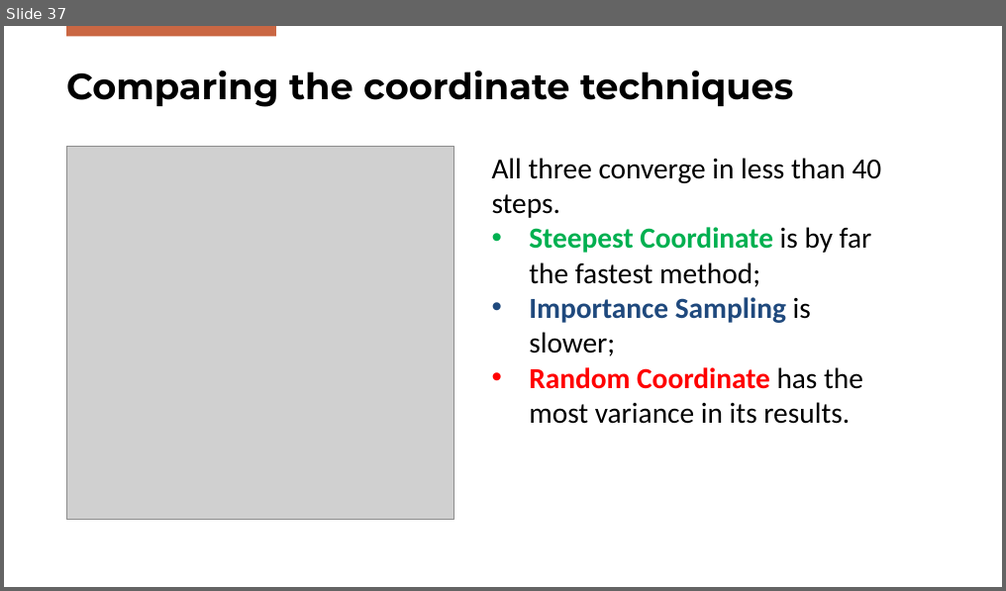
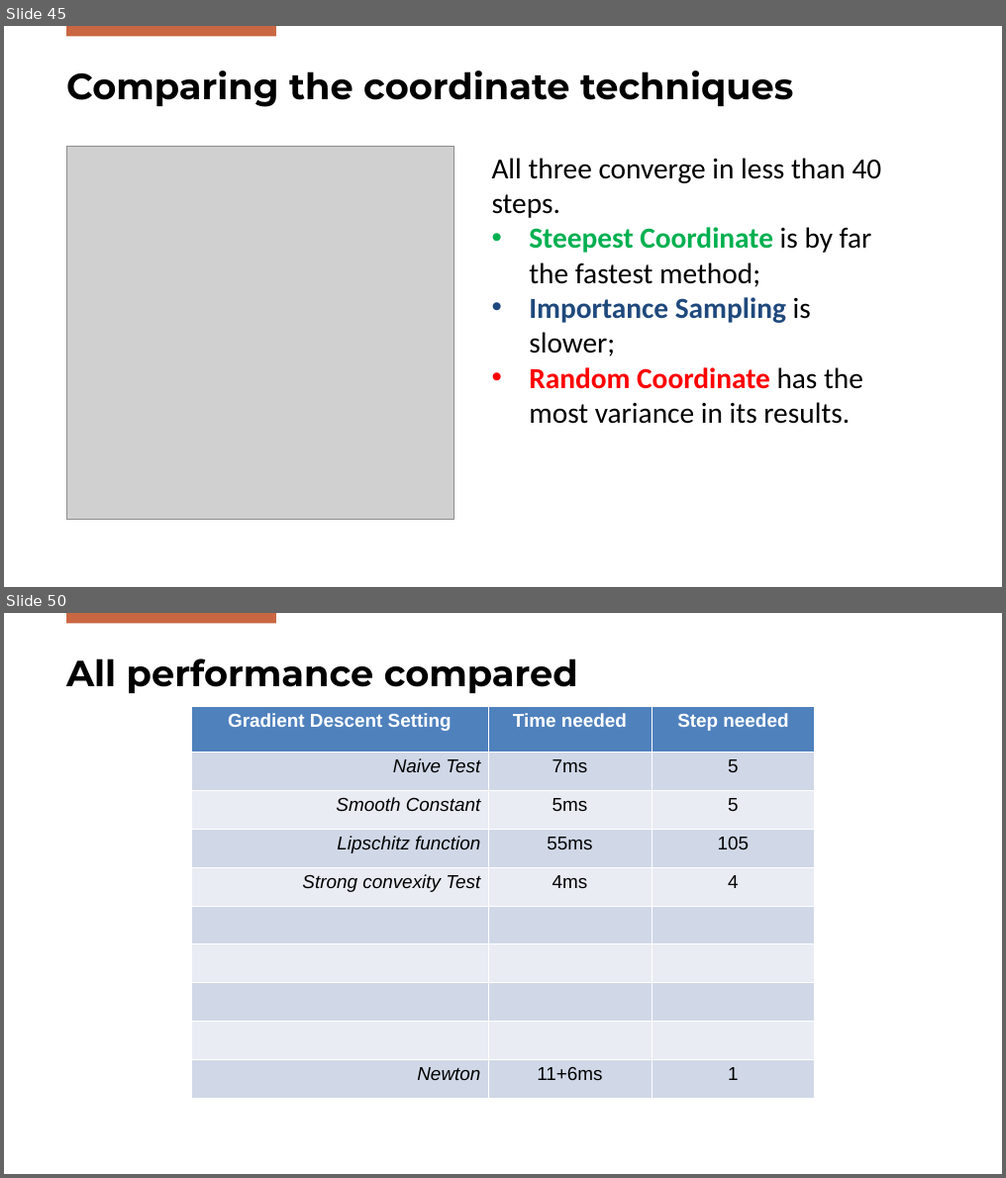
Before and after one commit to FilippoBolis/OptimizationProject_2025, a slide deck: Ppt/Optimization.pptx. Shown one above the other, each under a label of ours: slide 37 before the commit, slides 45 and 50 after it; the slides between them are not shown. The pictures are 1006x591 and 1006x1178 pixels, drawn with LibreOffice and Linux fonts; fonts in the diff are those of the drawing; grey boxes stand for pictures; background and template pictures are left out. Boxes give left, top, right and bottom in pixels: in the first picture for what was removed or moved away, otherwise in the second. Text is boxed around its words. In the diff, an @@ line names an element or a change of style, - is before the commit and + after.

```diff
--- a/Ppt/Optimization.pptx
+++ b/Ppt/Optimization.pptx
@@ slide 50 added at (4, 613, 1002, 1174), background #FFFFFF; not listed: 1 template element that a slide beside it also shows @@
@@ title added at (66, 659, 578, 693), 35 pt, text #000000, bold @@
+All performance compared
@@ table added at (191, 707, 815, 1099), 10 rows, 3 columns @@
+Gradient Descent Setting | Time needed | Step needed
+Naive Test | 7ms | 5
+Smooth Constant | 5ms | 5
+Lipschitz function | 55ms | 105
+Strong convexity Test | 4ms | 4
+ |  | 
+ |  | 
+ |  | 
+ |  | 
+Newton | 11+6ms | 1
@@ what was slide 37 is now slide 45 @@
```
Also in this commit, not shown: 13 other slides added, 1 slide removed, 1 other file.
